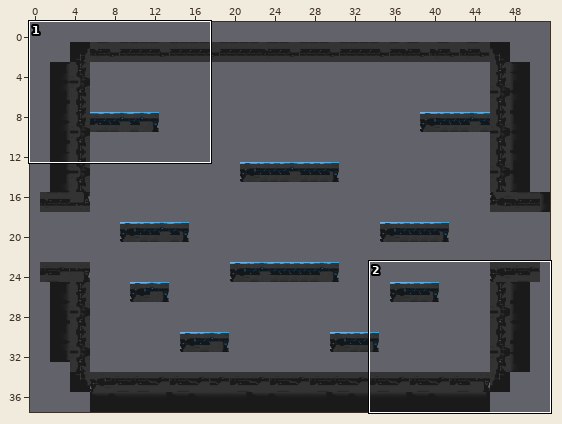
Level history. Tiled map: core/assets/maps/BasicCube.tmx. The first picture is a wide view before the edit; the outline marks the close-up.
Close-up. As it was:
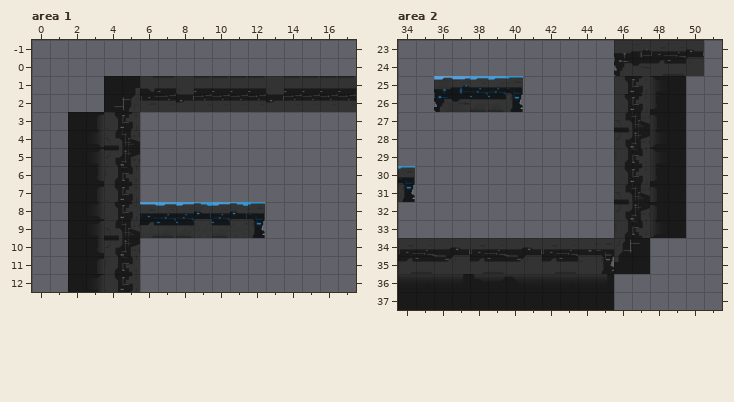
Cells are 64x64 px. Shown: area 1 x 0..17, y -1..12; area 2 x 34..51, y 23..37. The commit also changed other parts of the map, which this record leaves out. The old version is drawn lined up with the new one.
And afterwards:
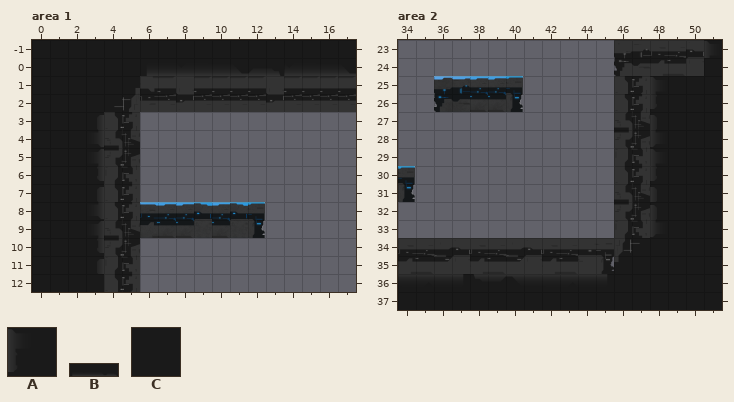
Key: from "Ground": A 17 "right_fade_02", B 26 "top_fade", C 27 "blank".
_ is an empty cell.
Author's note on the commit: Added blank tiles
From old to new:
map size 52x37 -> 52x38 cells (old content now starts at 0,1; both pictures use the new coordinates)
Layer "images_layer", area 1:
y 0: x 0..4 _____ -> CCCCC; x 6 _ -> B; x 12 _ -> B; x 17 _ -> B
y 1..2: x 0..2 ___ -> CCC
y 3: x 0 _ -> C
y 4..8: x 0..1 __ -> CC
y 9: x 0 _ -> C
y 10..12: x 0..1 __ -> CC
Layer "images_layer", area 2:
y 23..24: x 51 _ -> A
y 25: x 51 _ -> C
y 26..28: x 50..51 __ -> CC
y 29..30: x 49..51 ___ -> CCC
y 31..34: x 49 _ -> C; x 51 _ -> C
y 35: x 48..49 __ -> CC; x 51 _ -> C
y 36: x 48..51 ____ -> CCCC
y 37: x 46 _ -> C; x 48..51 ____ -> CCCC
